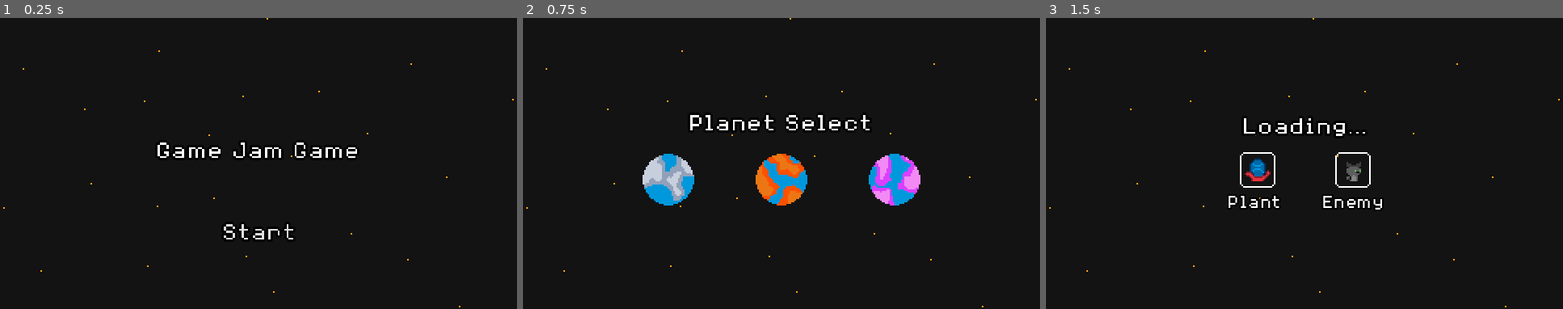
Above: before the commit, frames 1-3 (left to right).
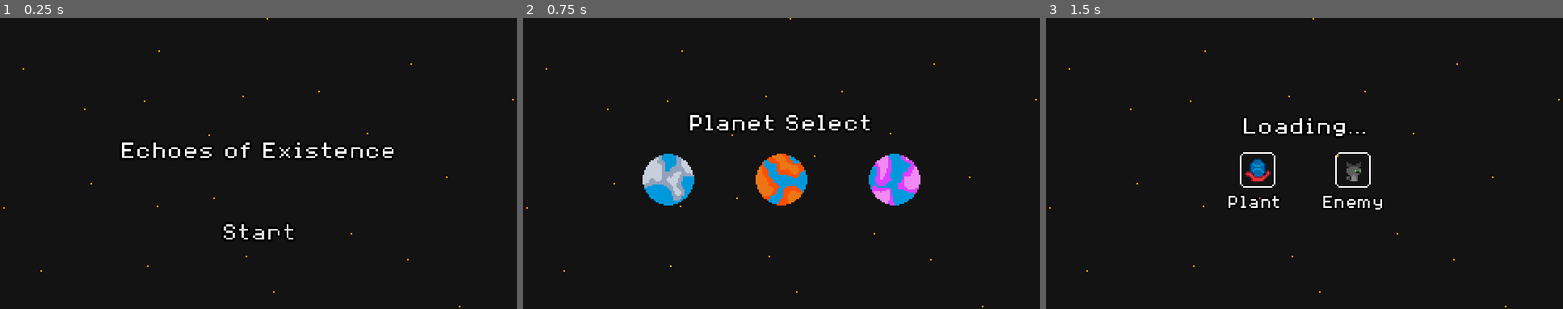
Above: after the commit, the same moments.

Repository: jreinke428/gamejam
Game: Godot game, scene res://Game/Start.tscn
The game is run twice, just before and just after one commit, with the same random seed, the same clock (stepped at 60 frames per second) and the same inputs.
Inputs (mouse positions are in pixels of both pictures, inside the frame that each line leads up to):
- Up to frame 1 (0.25 s): no input
- Up to frame 2 (0.75 s): click "Start" at 0.5 s
- Up to frame 3 (1.5 s): click (1190, 180) at 1.25 s

The runs differ from the first frame. In frame 1, 0.9% of the frame differs, in the area x 23-77%, y 42-49%; in frame 2, nothing differs; in frame 3, nothing differs.

Commit message:
sounds and such

Diff:
--- a/Game/Start.tscn
+++ b/Game/Start.tscn
@@ -96,7 +96,7 @@
 offset_bottom = 13.0
 grow_horizontal = 2
 grow_vertical = 2
-text = "Game Jam Game"
+text = "Echoes of Existence"
 horizontal_alignment = 1
 
 [node name="PlanetTimer" type="Timer" parent="."]
--- a/Player/Gun/Gun.gd
+++ b/Player/Gun/Gun.gd
@@ -2,6 +2,7 @@
 
 @export var bullet: PackedScene = null
 @onready var fireRateTimer = $FireRate
+@onready var shootSound = $AudioStreamPlayer
 
 var bulletSpeed := 205
 var bulletDamage := 2
@@ -21,5 +22,6 @@
 		get_tree().current_scene.add_child(newBullet)
 		newBullet.global_position = global_position + global_position.direction_to(get_global_mouse_position()) * 11
 		newBullet.global_rotation = global_rotation
+		shootSound.play()
 
 		fireRateTimer.start()
--- a/Player/Player.gd
+++ b/Player/Player.gd
@@ -11,6 +11,8 @@
 @onready var armAnimations = $ArmAnimation
 @onready var waterParticles = $WaterParticles
 @onready var waterTrailingParticles = $WaterTrailingParticles
+@onready var damagedSound = $AudioStreamPlayer
+@onready var hitTimer = $HitTimer
 @onready var gun = $Gun
 @onready var world = $'../'
 
@@ -99,9 +101,12 @@
 			armAnimations.scale.x = sign(velocity.x)
 
 func hit(damage):
-	print("Ouch " + str(damage))
 	health -= damage
+	damagedSound.play()
 	Signals.player_health_changed.emit(health, maxHealth)
-	#modulate = '#ff9e9e'
-	#hitTimer.start()
+	modulate = '#ff9e9e'
+	hitTimer.start()
 	if health <= 0: Signals.player_death.emit()
+
+func _on_hit_timer_timeout():
+	modulate = 'FFFFFF'
--- a/Player/Player.tscn
+++ b/Player/Player.tscn
@@ -7,6 +7,8 @@
 [ext_resource type="Texture2D" uid="uid://b24txs0dkwj1b" path="res://Player/Gun/assault-rifle.png" id="5_834ub"]
 [ext_resource type="Script" path="res://Player/Gun/Gun.gd" id="6_a10k5"]
 [ext_resource type="PackedScene" uid="uid://h0glhsy8ywnb" path="res://Player/Gun/Bullet/Bullet.tscn" id="7_iijov"]
+[ext_resource type="AudioStream" uid="uid://debof4qobyv16" path="res://Player/Gun/gun-shoot.wav" id="8_5b2n8"]
+[ext_resource type="AudioStream" uid="uid://gq0qymh41mns" path="res://Player/player-damaged.wav" id="9_yig8i"]
 
 [sub_resource type="ShaderMaterial" id="ShaderMaterial_fxyd6"]
 
@@ -254,3 +256,16 @@
 [node name="FireRate" type="Timer" parent="Gun"]
 wait_time = 0.05
 one_shot = true
+
+[node name="AudioStreamPlayer" type="AudioStreamPlayer" parent="Gun"]
+stream = ExtResource("8_5b2n8")
+volume_db = -10.0
+
+[node name="AudioStreamPlayer" type="AudioStreamPlayer" parent="."]
+stream = ExtResource("9_yig8i")
+
+[node name="HitTimer" type="Timer" parent="."]
+wait_time = 0.2
+one_shot = true
+
+[connection signal="timeout" from="HitTimer" to="." method="_on_hit_timer_timeout"]
--- a/Player/Scanner/Scanner.gd
+++ b/Player/Scanner/Scanner.gd
@@ -2,6 +2,8 @@
 
 @onready var scanAnimationRateTimer: Timer = $ScanAnimationRate
 @onready var animatedSprite: AnimatedSprite2D = $AnimatedSprite2D
+@onready var scanSound: AudioStreamPlayer2D = $AudioStreamPlayer
+@onready var damagedSound: AudioStreamPlayer2D = $AudioStreamPlayer2
 
 var health := 50
 
@@ -13,6 +15,7 @@
 
 func hit(damage):
 	health -= damage
+	damagedSound.play()
 	if health <= 0:
 		Signals.scanner_destroyed.emit()
 		queue_free()
@@ -26,4 +29,5 @@
 		return
 
 	animatedSprite.play("scanning")
+	scanSound.play()
 	scanAnimationRateTimer.start()
--- a/Player/Scanner/Scanner.tscn
+++ b/Player/Scanner/Scanner.tscn
@@ -1,7 +1,9 @@
-[gd_scene load_steps=9 format=3 uid="uid://bk05knbf7s53g"]
+[gd_scene load_steps=11 format=3 uid="uid://bk05knbf7s53g"]
 
 [ext_resource type="Texture2D" uid="uid://j23ak5xhmnkp" path="res://Player/Scanner/scanner.png" id="1_d8x31"]
 [ext_resource type="Script" path="res://Player/Scanner/Scanner.gd" id="1_tyeq2"]
+[ext_resource type="AudioStream" uid="uid://b1m7xhyup6o0o" path="res://Player/Scanner/scan.wav" id="3_85u74"]
+[ext_resource type="AudioStream" uid="uid://dtt3thbjf3erf" path="res://Player/Scanner/scanner-damaged.wav" id="4_y4j2k"]
 
 [sub_resource type="AtlasTexture" id="AtlasTexture_m611r"]
 atlas = ExtResource("1_d8x31")
@@ -62,3 +64,15 @@
 [node name="ScanAnimationRate" type="Timer" parent="."]
 wait_time = 2.0
 one_shot = true
+
+[node name="AudioStreamPlayer" type="AudioStreamPlayer2D" parent="."]
+stream = ExtResource("3_85u74")
+pitch_scale = 0.9
+max_distance = 500.0
+attenuation = 2.46229
+
+[node name="AudioStreamPlayer2" type="AudioStreamPlayer2D" parent="."]
+stream = ExtResource("4_y4j2k")
+pitch_scale = 0.9
+max_distance = 500.0
+attenuation = 2.46229
Not shown, added: Player/Gun/gun-shoot.wav.import
Not shown: 1 places in Player/Player.tscn that only renumber resources
Not shown, added: Player/Scanner/scan.wav.import
Not shown, added: Player/Scanner/scanner-damaged.wav.import
Not shown, added: Player/player-damaged.wav.import
Not shown, changed: .DS_Store
Not shown, changed: Player/.DS_Store
Not shown, changed: Player/Gun/.DS_Store
Not shown, added: Player/Gun/gun-shoot.wav
Not shown, added: Player/Scanner/scan.wav
Not shown, added: Player/Scanner/scanner-damaged.wav
Not shown, added: Player/player-damaged.wav
